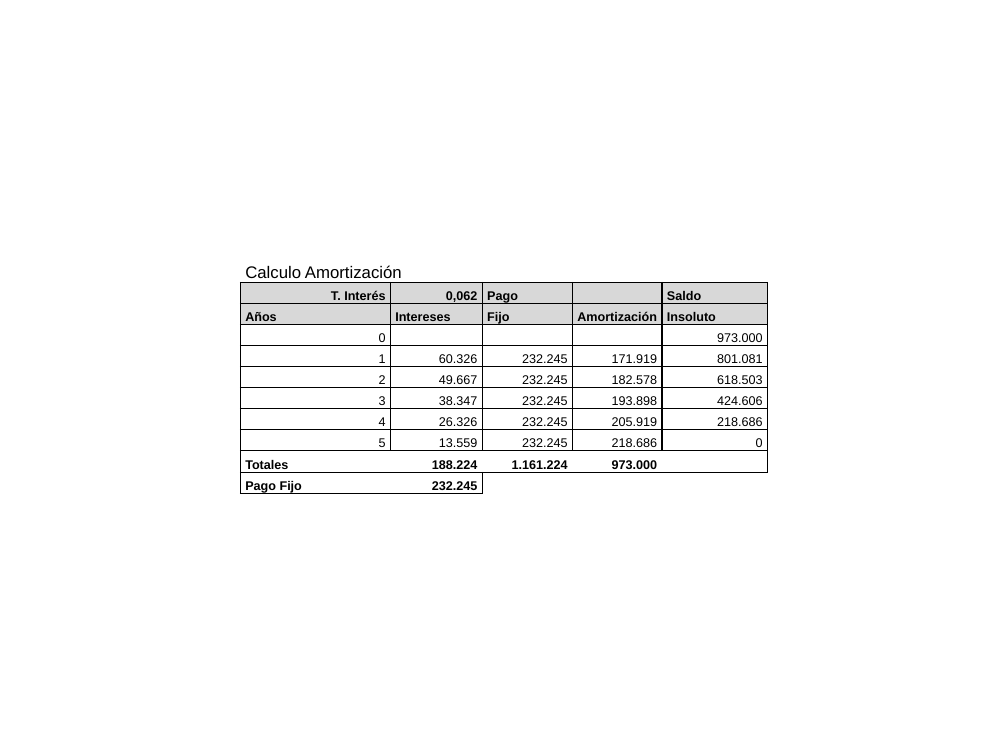
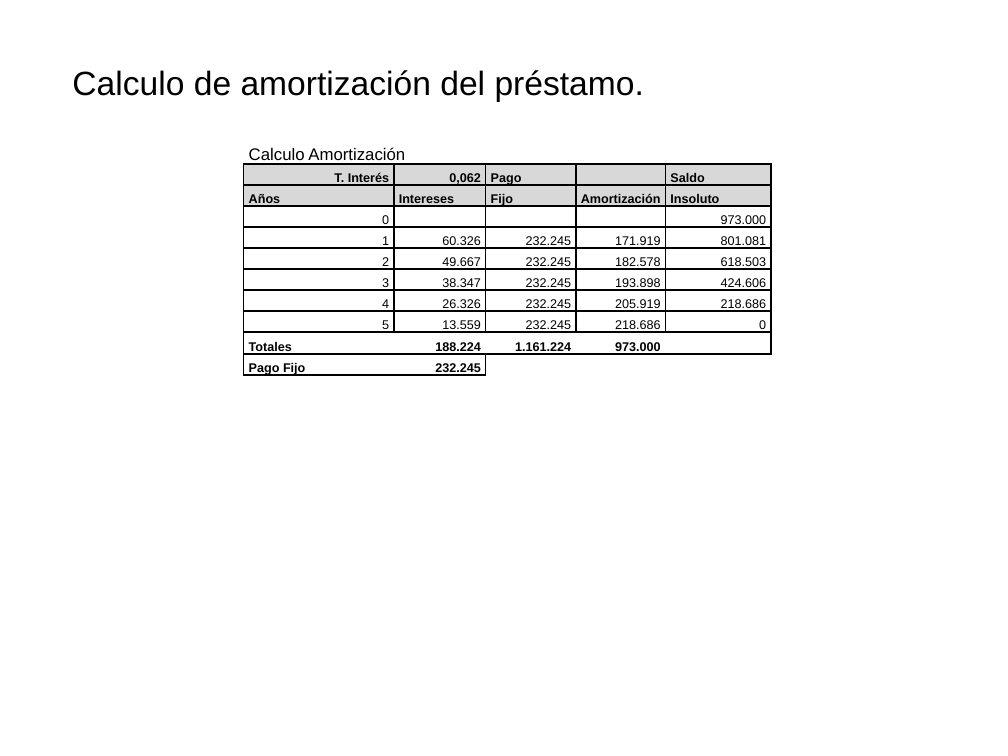
Before and after one commit to saburto/sigset, a slide deck: slide 8 of sigset/documentos/Documentos finales/PresentacionFlujocaja.pptx. Drawn at 1008x756 pixels with LibreOffice and Linux fonts; fonts in the diff are those of the drawing; background and template pictures are left out. Boxes give left, top, right and bottom in pixels: in the first picture for what was removed or moved away, otherwise in the second. Text is boxed around its words. In the diff, an @@ line names an element or a change of style, - is before the commit and + after.

```diff
--- a/sigset/documentos/Documentos finales/PresentacionFlujocaja.pptx
+++ b/sigset/documentos/Documentos finales/PresentacionFlujocaja.pptx
@@ text added at (72, 70, 644, 102), 24 pt, text #000000 @@
+Calculo de amortización del préstamo.
@@ table: place and size @@
-table at (240, 261, 767, 497)
+table at (244, 141, 771, 379)
```
Also in this commit, not shown: 5 other slides changed.
